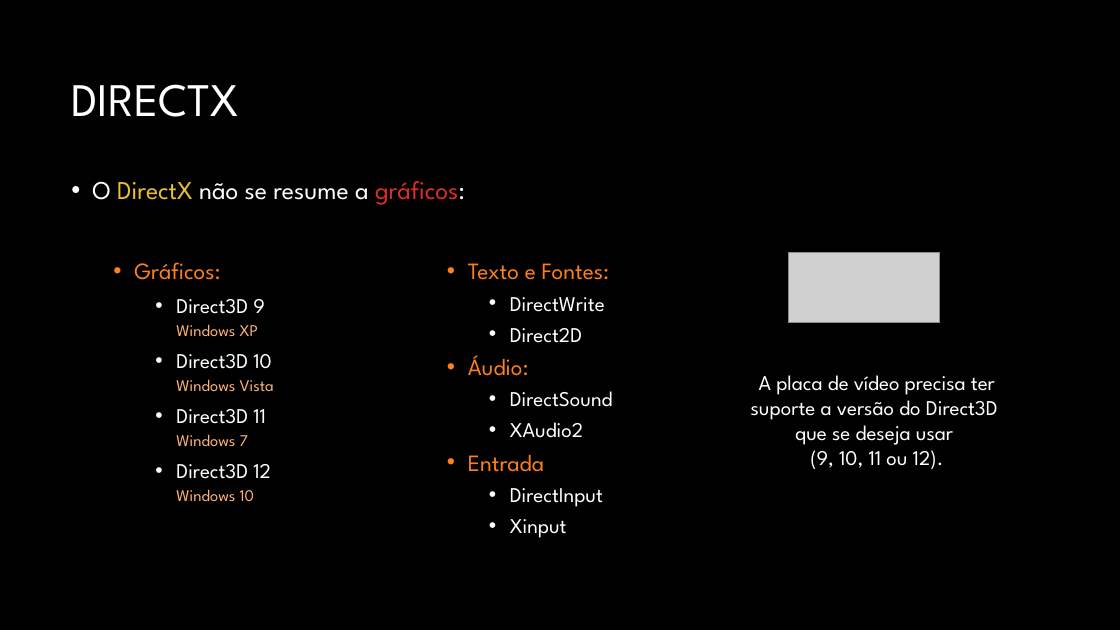
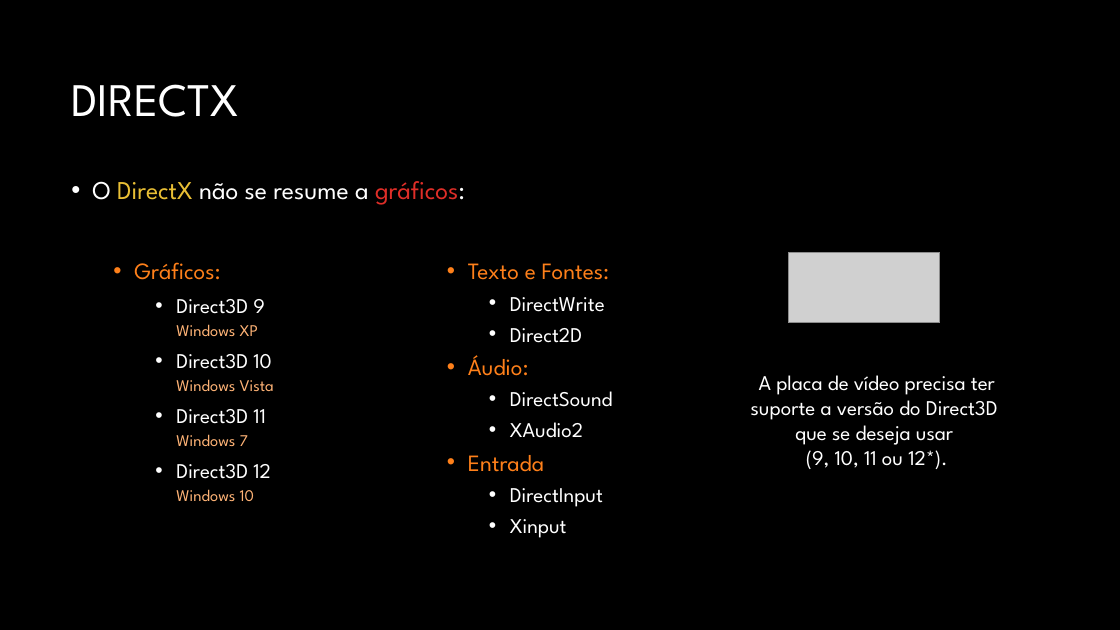
Before and after one commit to JudsonSS/CG, a slide deck: slide 3 of Slides/05. Infraestrutura do DirectX.pptx. Drawn at 1120x630 pixels with LibreOffice and Linux fonts; fonts in the diff are those of the drawing; grey boxes stand for pictures; background and template pictures are left out. Boxes give left, top, right and bottom in pixels: in the first picture for what was removed or moved away, otherwise in the second. Text is boxed around its words. In the diff, an @@ line names an element or a change of style, - is before the commit and + after.

```diff
--- a/Slides/05. Infraestrutura do DirectX.pptx
+++ b/Slides/05. Infraestrutura do DirectX.pptx
@@ text at <box>751,375,998,469</box>: text changed @@
-A placa de vídeo precisa ter suporte a versão do Direct3D
-que se deseja usar
-(9, 10, 11 ou 12).
+A placa de vídeo precisa ter suporte a versão do Direct3D
+que se deseja usar
+(9, 10, 11 ou 12*).
```
Also in this commit, not shown: 6 other slides changed, 1 slide added.
